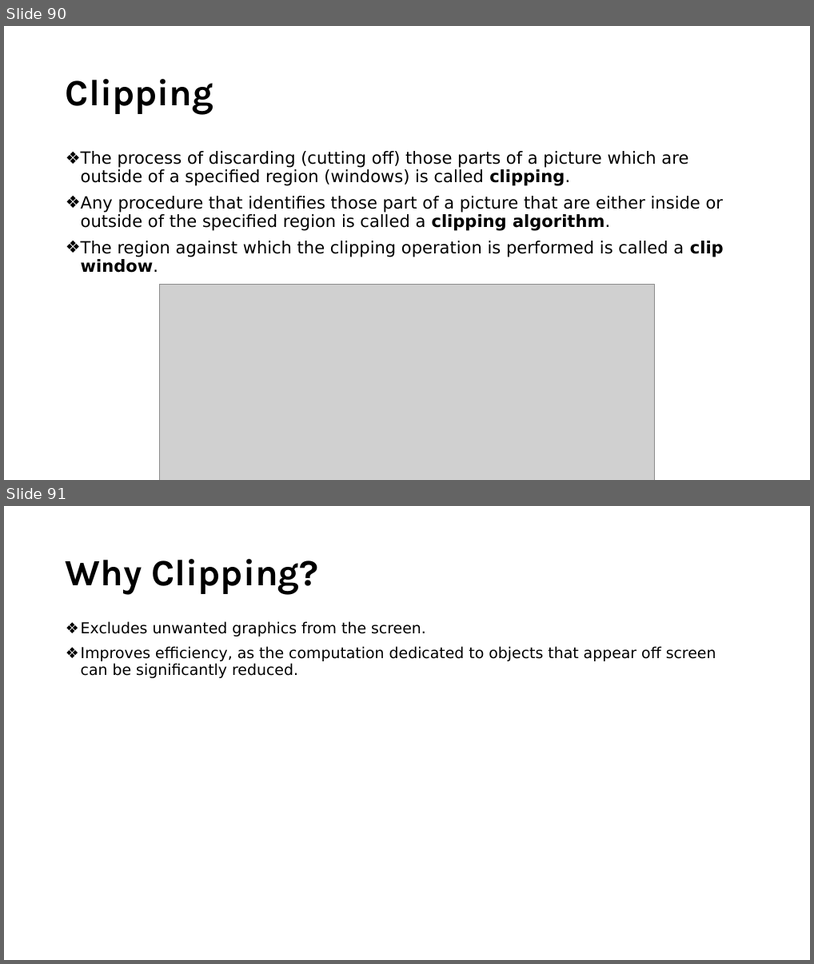
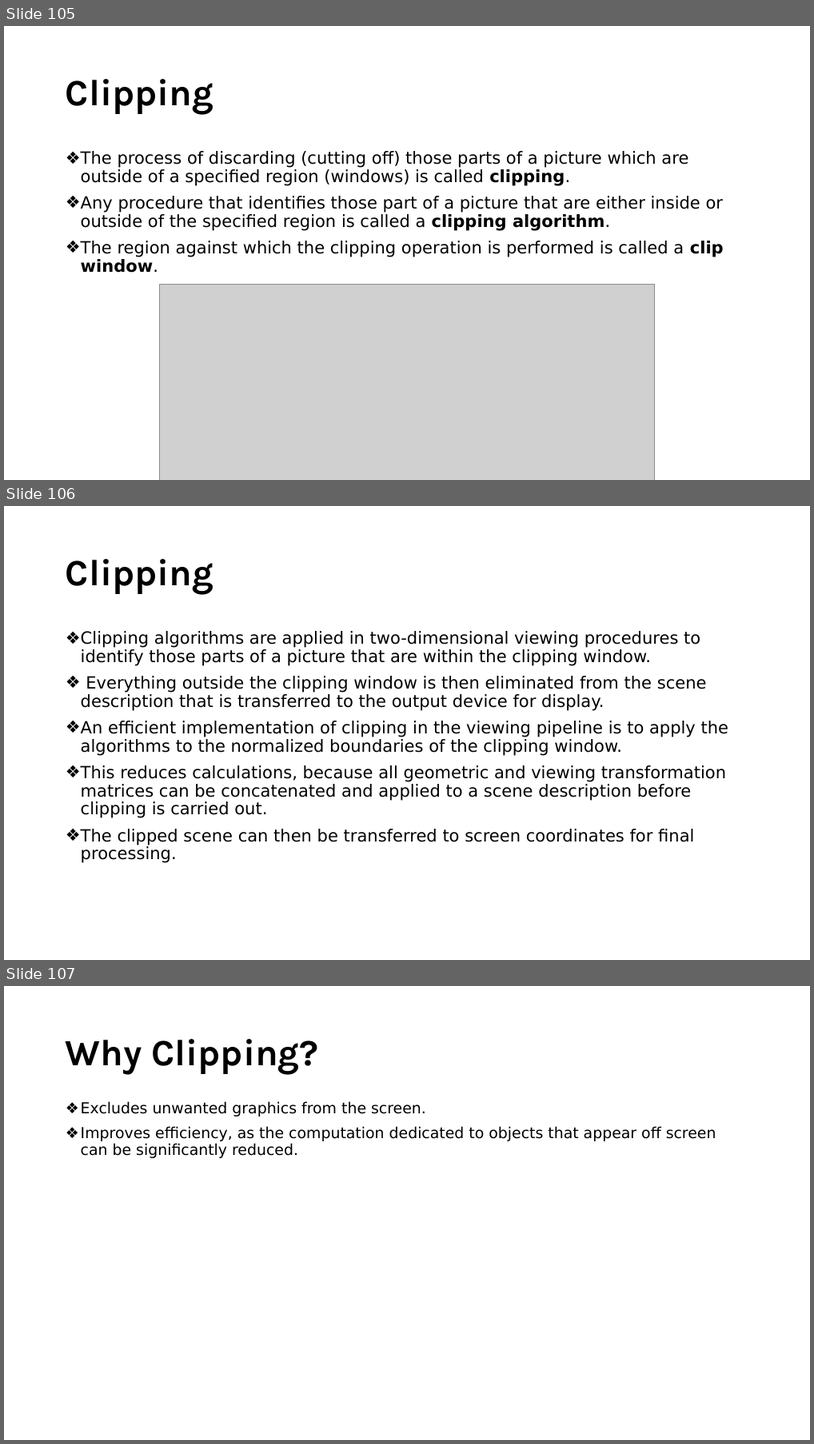
Before and after one commit to YatruHHM/Computer-Graphics-Slides-CSIT, a slide deck: Unit 3 Two-Dimensional Geometric Transformations.pptx. Shown one above the other, each under a label of ours: slides 90 and 91 before the commit, slides 105, 106 and 107 after it. The pictures are 814x964 and 814x1444 pixels, drawn with LibreOffice and Linux fonts; fonts in the diff are those of the drawing; grey boxes stand for pictures. Boxes give left, top, right and bottom in pixels: in the first picture for what was removed or moved away, otherwise in the second. Text is boxed around its words. In the diff, an @@ line names an element or a change of style, - is before the commit and + after.

```diff
--- a/Unit 3 Two-Dimensional Geometric Transformations.pptx
+++ b/Unit 3 Two-Dimensional Geometric Transformations.pptx
@@ slide 106 added at (4,506,810,960), background #FFFFFF @@
@@ title added at (66,559,214,594), 44 pt, text #000000, bold @@
+Clipping
@@ text added at (66,631,729,863), 20 pt, text #000000 @@
+❖ Clipping algorithms are applied in two-dimensional viewing procedures to identify those parts of a picture that are within the clipping window.
+❖ Everything outside the clipping window is then eliminated from the scene description that is transferred to the output device for display.
+❖ An efficient implementation of clipping in the viewing pipeline is to apply the algorithms to the normalized boundaries of the clipping window.
+❖ This reduces calculations, because all geometric and viewing transformation matrices can be concatenated and applied to a scene description before clipping is carried out.
+❖ The clipped scene can then be transferred to screen coordinates for final processing.
@@ what was slide 90 is now slide 105 @@
@@ what was slide 91 is now slide 107 @@
```
Also in this commit, not shown: 21 slides changed, 35 other slides added, 1 slide removed.
